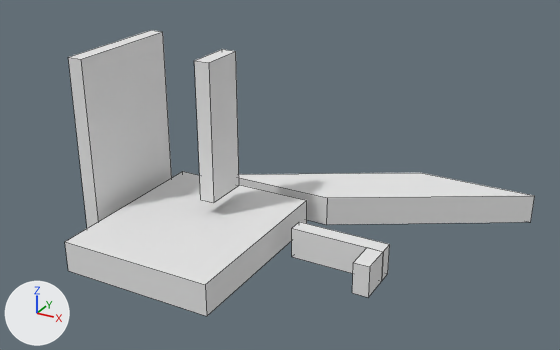
Renders of the OBJ model resources/scene/Untitled.obj from each side of a commit.
One viewpoint serves both versions: a 50 mm camera at (396.0, -600.0, 370.0) aimed at (50.0, 30.0, 56.0). The axes (+X, +Y, +Z) are drawn at lower left. The lights are the same throughout. The older version comes first. Mesh edges are drawn as thin lines. Where no turn or scale is listed for an object, it has been applied to the vertices.

In view in the first picture: 'entity0_brush0', 'entity0_brush1', 'entity0_brush2', 'entity0_brush3', 'entity0_brush4', 'entity0_brush5'.
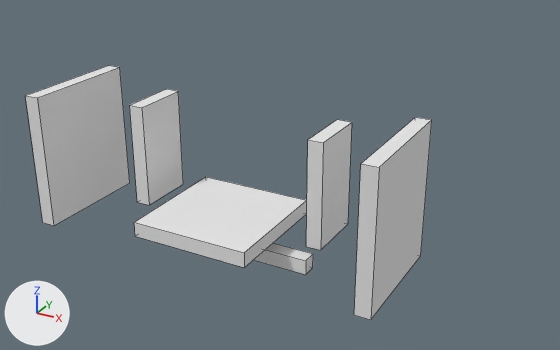
The change, as a list of edits to the scene's bpy script:
```text
Add mat_purple_test_texture:
    mat_purple_test_texture = principled_material('purple_test_texture')
    mat_purple_test_texture.base_color = (0.8, 0.8, 0.8)  # white #e7e7e7
    mat_purple_test_texture.roughness = 1.0
Add mat_blue_test_texture:
    mat_blue_test_texture = principled_material('blue_test_texture')
    mat_blue_test_texture.base_color = (0.8, 0.8, 0.8)  # white #e7e7e7
    mat_blue_test_texture.roughness = 1.0
Change me_entity0_brush0:
    used by ob_entity0_brush0; location = (0.0, 0.0, 0.0)
    remove me_entity0_brush0.from_pydata(...)  # 8 vertices, 6 faces; spans x -96.0..64.0, y -128.0..64.0, z -16.0..16.0
    add me_entity0_brush0.from_pydata(...)  # 8 vertices, 6 faces; spans x -64.0..64.0, y -64.0..64.0, z 0.0..16.0
    me_entity0_brush0 part 1
    7 vertices are removed from x -96.0..64.0, y -128.0..64.0, z -16.0..16.0
    6 faces are deleted
    7 vertices are added at x -64.0..64.0, y -64.0..64.0, z 0.0..16.0
    6 new faces join them
Change me_entity0_brush3:
    used by ob_entity0_brush3; location = (0.0, 0.0, 0.0)
    remove me_entity0_brush3.from_pydata(...)  # 8 vertices, 6 faces; spans x 80.0..176.0, y 0.0..16.0, z -16.0..16.0
    add me_entity0_brush3.from_pydata(...)  # 8 vertices, 6 faces; spans x -96.0..96.0, y 0.0..16.0, z -32.0..-16.0
    me_entity0_brush3 part 2: the whole mesh is rebuilt
Add me_portal_exit:
    me_portal_exit.from_pydata(...)  # a box spanning x 96.0..112.0, y 0.0..64.0, z 0.0..112.0
    me_portal_exit.materials.append(mat_purple_test_texture)  # white #e7e7e7
Add me_portal_entrance:
    me_portal_entrance.from_pydata(...)  # a box spanning x -112.0..-96.0, y 0.0..64.0, z 0.0..112.0
    me_portal_entrance.materials.append(mat_blue_test_texture)  # white #e7e7e7
Add me_entity0_brush5_blue:
    me_entity0_brush5_blue.from_pydata(...)  # a box spanning x -192.0..-176.0, y -64.0..64.0, z -16.0..128.0
    me_entity0_brush5_blue.materials.append(mat_blue_test_texture)  # white #e7e7e7
Add me_entity0_brush4_purple:
    me_entity0_brush4_purple.from_pydata(...)  # a box spanning x 176.0..192.0, y -64.0..64.0, z -16.0..128.0
    me_entity0_brush4_purple.materials.append(mat_purple_test_texture)  # white #e7e7e7
Remove ob_entity0_brush1:
    ob_entity0_brush1 = bpy.data.objects.new('entity0_brush1', me_entity0_brush1)
    ob_entity0_brush1.location = (0.0, 0.0, 0.0)
Remove ob_entity0_brush2:
    ob_entity0_brush2 = bpy.data.objects.new('entity0_brush2', me_entity0_brush2)
    ob_entity0_brush2.location = (0.0, 0.0, 0.0)
Remove ob_entity0_brush4:
    ob_entity0_brush4 = bpy.data.objects.new('entity0_brush4', me_entity0_brush4)
    ob_entity0_brush4.location = (0.0, 0.0, 0.0)
Remove ob_entity0_brush5:
    ob_entity0_brush5 = bpy.data.objects.new('entity0_brush5', me_entity0_brush5)
    ob_entity0_brush5.location = (0.0, 0.0, 0.0)
Add ob_portal_exit:
    ob_portal_exit = bpy.data.objects.new('portal_exit', me_portal_exit)
    ob_portal_exit.location = (0.0, 0.0, 0.0)
Add ob_portal_entrance:
    ob_portal_entrance = bpy.data.objects.new('portal_entrance', me_portal_entrance)
    ob_portal_entrance.location = (0.0, 0.0, 0.0)
Add ob_entity0_brush5_blue:
    ob_entity0_brush5_blue = bpy.data.objects.new('entity0_brush5_blue', me_entity0_brush5_blue)
    ob_entity0_brush5_blue.location = (0.0, 0.0, 0.0)
Add ob_entity0_brush4_purple:
    ob_entity0_brush4_purple = bpy.data.objects.new('entity0_brush4_purple', me_entity0_brush4_purple)
    ob_entity0_brush4_purple.location = (0.0, 0.0, 0.0)
```

Changed parts and their boxes (x1, y1, x2, y2) in the pictures (560 x 350 px):
'entity0_brush0', reshaped (28% narrower, 37% shorter): before (65, 171, 307, 316); after (134, 177, 307, 268)
'entity0_brush2', deleted: before (68, 30, 172, 228)
'entity0_brush5_blue', added: after (26, 66, 130, 226)
'entity0_brush1', deleted: before (239, 173, 534, 225)
'entity0_brush4_purple', added: after (354, 117, 432, 320)
'entity0_brush5', deleted: before (194, 49, 239, 203)
'portal_entrance', added: after (130, 89, 183, 205)
'portal_exit', added: after (306, 119, 352, 250)
'entity0_brush3', reshaped: before (292, 222, 390, 280); after (254, 243, 313, 275)
'entity0_brush4', deleted: before (352, 248, 383, 297)
